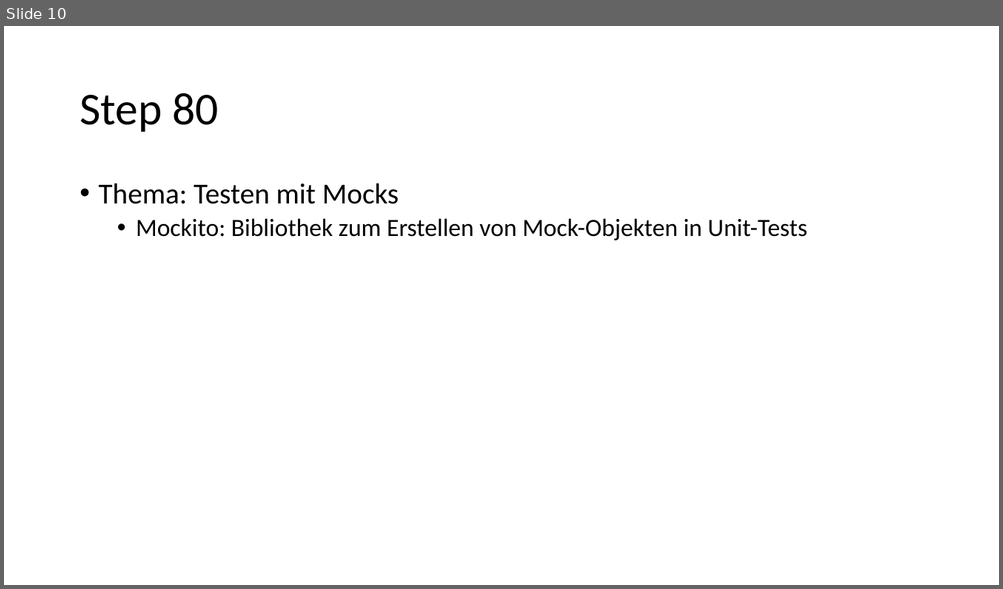
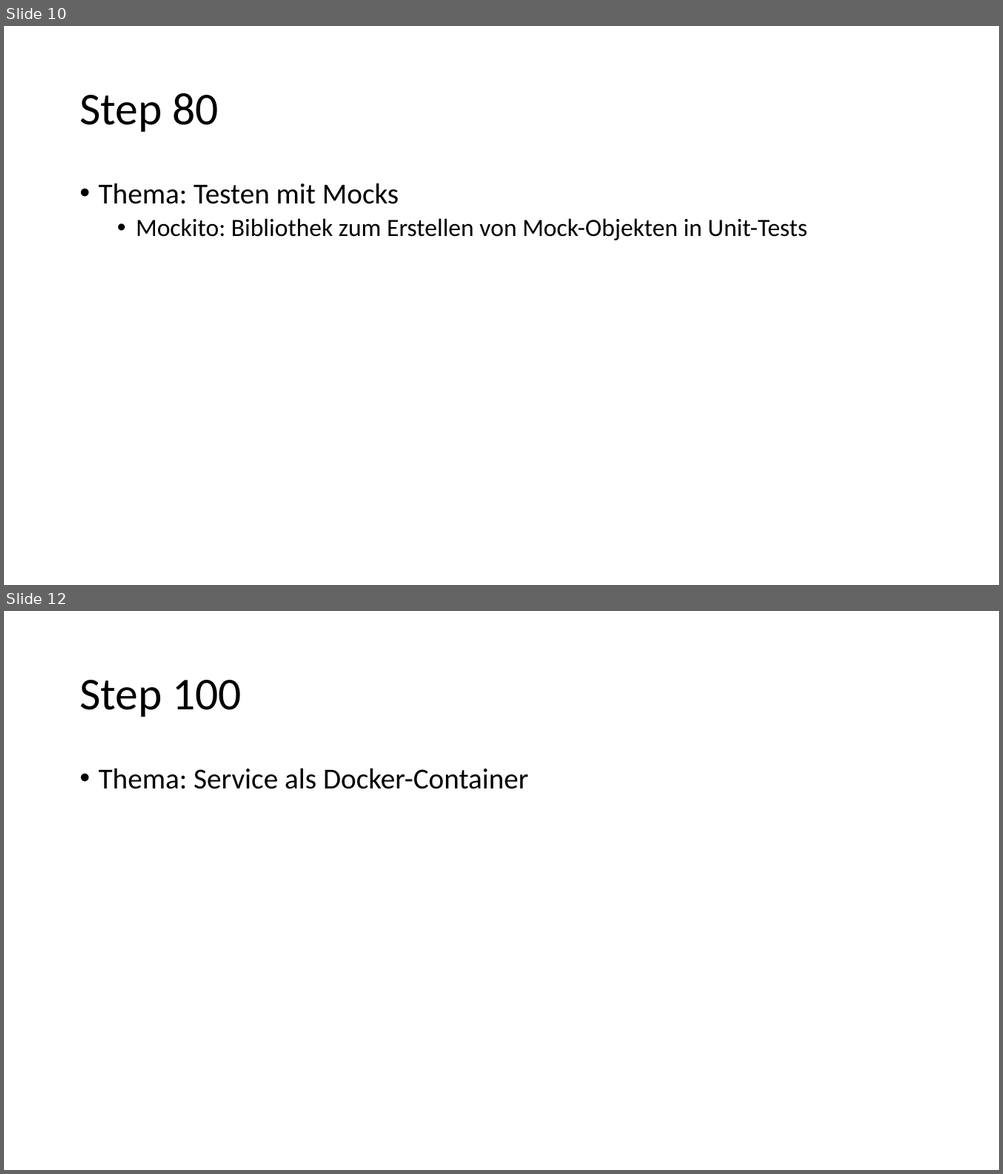
Before and after one commit to igeldo/PR4-SoSe23, a slide deck: Java-Starter.pptx. Shown one above the other, each under a label of ours: slide 10 before the commit, slides 10 and 12 after it; the slides between them are not shown. The pictures are 1003x589 and 1003x1174 pixels, drawn with LibreOffice and Linux fonts; fonts in the diff are those of the drawing. Boxes give left, top, right and bottom in pixels: in the first picture for what was removed or moved away, otherwise in the second. Text is boxed around its words. In the diff, an @@ line names an element or a change of style, - is before the commit and + after.

Commit message:
step 100 - build docker image

```diff
--- a/Java-Starter.pptx
+++ b/Java-Starter.pptx
@@ slide 12 added at [4, 611, 999, 1170], background #FFFFFF @@
@@ title added at [79, 680, 242, 717], 44 pt, text #000000 @@
+Step 100
@@ text added at [99, 768, 529, 789], 28 pt, text #000000 @@
+• Thema: Service als Docker-Container
```
Also in this commit, not shown: 1 other slide added, 29 other files.
